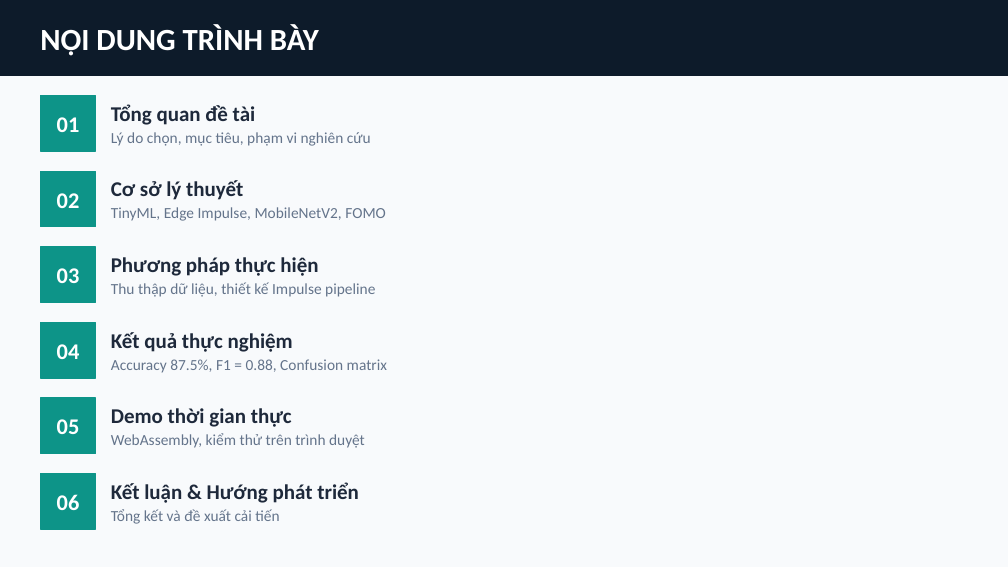
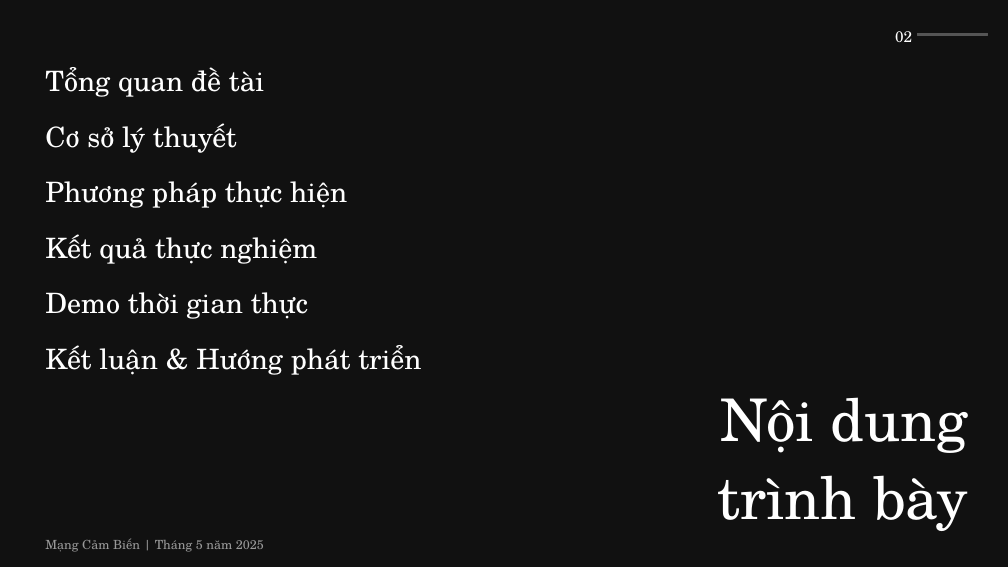
Before and after one commit to zrad224/mangcambien-cuoiky-N23DCCI018, a slide deck: slide 2 of docs/PhamAnDung_slide_cuoiky.pptx. Drawn at 1008x567 pixels with LibreOffice and Linux fonts; fonts in the diff are those of the drawing. Boxes give left, top, right and bottom in pixels: in the first picture for what was removed or moved away, otherwise in the second. Text is boxed around its words. In the diff, an @@ line names an element or a change of style, - is before the commit and + after.

```diff
--- a/docs/PhamAnDung_slide_cuoiky.pptx
+++ b/docs/PhamAnDung_slide_cuoiky.pptx
@@ background #F8FAFC to #111111 @@
@@ rectangle removed at bbox=[0, 0, 1008, 76] @@
@@ text "02": place and size @@
-text "02" at bbox=[57, 193, 80, 208]
+text "02" at bbox=[895, 31, 912, 42]
@@ text "02" at bbox=[895, 31, 912, 42]: size 16 to 11 pt, font Calibri to TeX Gyre Schola, bold off; alignment centre to right @@
@@ text "Tổng quan đề tài": place and size @@
-text "Tổng quan đề tài" at bbox=[111, 104, 256, 125]
+text "Tổng quan đề tài" at bbox=[45, 67, 264, 97]
@@ rectangle added at bbox=[917, 33, 988, 35], fill #555555, outline #555555 1 pt @@
@@ rectangle removed at bbox=[40, 96, 96, 151] @@
@@ text "Cơ sở lý thuyết": place and size @@
-text "Cơ sở lý thuyết" at bbox=[111, 180, 243, 200]
+text "Cơ sở lý thuyết" at bbox=[45, 123, 237, 153]
@@ text removed at bbox=[57, 117, 80, 132] @@
-01
@@ text removed at bbox=[111, 132, 371, 146] @@
-Lý do chọn, mục tiêu, phạm vi nghiên cứu
@@ rectangle removed at bbox=[40, 171, 96, 227] @@
@@ text "Phương pháp thực hiện": place and size @@
-text "Phương pháp thực hiện" at bbox=[111, 257, 318, 276]
+text "Phương pháp thực hiện" at bbox=[45, 181, 347, 208]
@@ text removed at bbox=[111, 207, 386, 221] @@
-TinyML, Edge Impulse, MobileNetV2, FOMO
@@ text "Kết quả thực nghiệm": place and size @@
-text "Kết quả thực nghiệm" at bbox=[111, 332, 293, 352]
+text "Kết quả thực nghiệm" at bbox=[45, 234, 317, 264]
@@ rectangle removed at bbox=[40, 247, 96, 302] @@
@@ text removed at bbox=[57, 268, 80, 283] @@
-03
@@ text "Demo thời gian thực": place and size @@
-text "Demo thời gian thực" at bbox=[111, 408, 292, 427]
+text "Demo thời gian thực" at bbox=[45, 292, 308, 319]
@@ text removed at bbox=[111, 282, 375, 297] @@
-Thu thập dữ liệu, thiết kế Impulse pipeline
@@ rectangle removed at bbox=[40, 323, 96, 378] @@
@@ size 15 to 20 pt, font Calibri to TeX Gyre Schola, text colour #1E293B to #FFFFFF, bold off in 6 elements at bbox=[45, 67, 264, 97], bbox=[45, 123, 237, 153], bbox=[45, 181, 347, 208], bbox=[45, 234, 317, 264], bbox=[45, 292, 308, 319], bbox=[45, 345, 421, 375] @@
@@ text "Kết luận & Hướng phát ...": place and size @@
-text "Kết luận & Hướng phát ..." at bbox=[111, 482, 359, 503]
+text "Kết luận & Hướng phát ..." at bbox=[45, 345, 421, 375]
@@ text removed at bbox=[57, 344, 80, 359] @@
-04
@@ text removed at bbox=[111, 359, 387, 373] @@
-Accuracy 87.5%, F1 = 0.88, Confusion matrix
@@ rectangle removed at bbox=[40, 398, 96, 454] @@
@@ text removed at bbox=[57, 419, 80, 434] @@
-05
@@ text at bbox=[717, 397, 968, 531]: text changed; size 22 to 42 pt; font Calibri to TeX Gyre Schola; bold off @@
-NỘI DUNG TRÌNH BÀY
+Nội dung
+trình bày
@@ text removed at bbox=[111, 433, 365, 448] @@
-WebAssembly, kiểm thử trên trình duyệt
@@ rectangle removed at bbox=[40, 474, 96, 529] @@
@@ text removed at bbox=[57, 494, 80, 510] @@
-06
@@ text removed at bbox=[111, 509, 279, 524] @@
-Tổng kết và đề xuất cải tiến
@@ text added at bbox=[45, 538, 264, 552], 9 pt, text #999999 @@
+Mạng Cảm Biến | Tháng 5 năm 2025
```
Also in this commit, not shown: 12 other slides changed, 1 slide removed.
